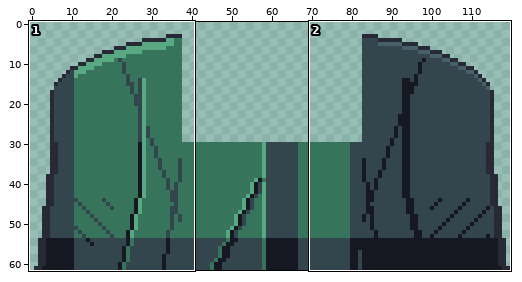
Two versions of one pixel-art file, art/src/torso/imani-rhodes.aseprite. The first picture is a wide view before the edit; the outline marks the close-up.
Close-up. Old version:
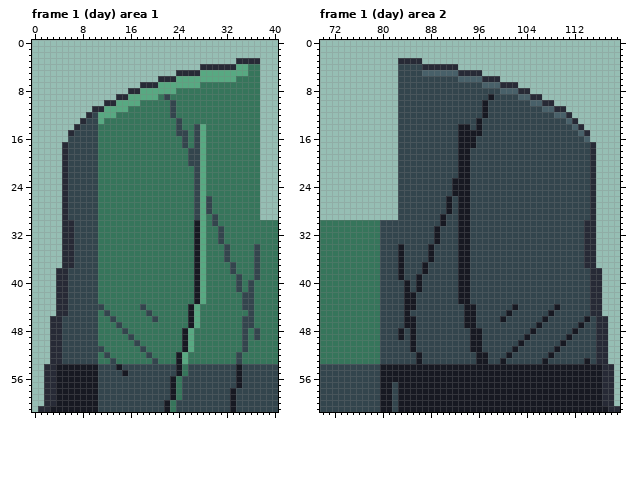
120x62 pixels, 2 frames. Shown: frame 1 (day) area 1: x 0..40, y 0..61; frame 1 (day) area 2: x 70..119, y 0..61. The commit also changed other frames or places, which this record leaves out.
The result:
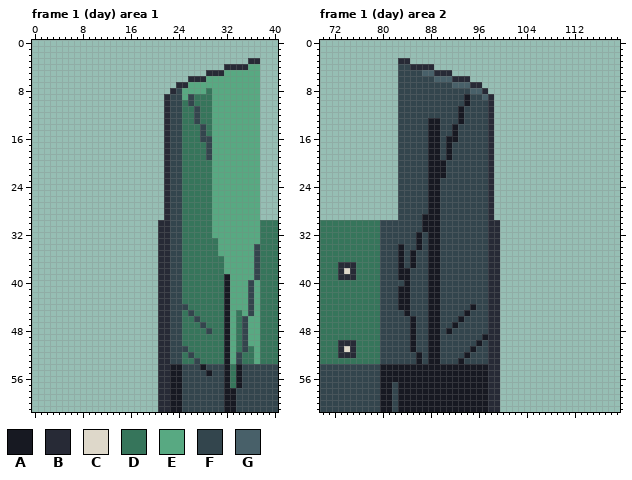
Palette (. is transparent): A #171922  B #272a36  C #ded8ca  D #36755b  E #58a982  F #33454d  G #486069
What changed:
Changed rows in their new state; - is an unchanged pixel.
Frame 1 (day) area 1:
first column x 1:
 3 ---------------------------------..--
 4 ---------------------------....--BBEE
 5 -----------------------.....BBB----EE
 6 --------------------.....BBB-----EEEE
 7 -----------------......BB--EEEEEEEEEE
 8 ---------------.......BFEEEE-EEEEEEEE
 9 -------------........BFFEF---EEEEEEEE
10 -----------..........B-F-F---EEEEEEEE
11 ---------............B-F--F--EEEEEEEE
12 --------.............B-F--F--EEEEEEEE
13 -------..............BF---F--EEEEEEEE
14 ------...............BF---DF-EEEEEEEE
15 -----................BF-D-DF-EEEEEEEE
16 -----................BFFD-DFFEEEEEEEE
17 ----.................BFFD-DDFEEEEEEEE
18 ----.................BFF-DDDFEEEEEEEE
19 ----.................BFF-DDDFEEEEEEEE
20 ----.................BFF-DDD-EEEEEEEE
21 ----.................BFF--DD-EEEEEEEE
22 ----.................BFF--DD-EEEEEEEE
23 ----.................BFF--DD-EEEEEEEE
24 ----.................BFF--DD-EEEEEEEE
25 ----.................BFF--DD-EEEEEEEE
26 ----.................BFF--DDDEEEEEEEE
27 ----.................BFF--DDDEEEEEEEE
28 ----.................BFF--DDDEEEEEEEE
29 ----.................BFF--DD-EEEEEEEE
30 ----................BBFF--DD-EEEEEEEE
31 ----................BBFF--DD-EEEEEEEE
32 ----................BBFF--DD-EEEEEEEE
33 ----................BBFF--DD--EEEEEEE
34 ----................BBFF--DD--EEEEEE-
35 ----................BBFF--DD--EEEEEE-
36 ----................BBFF--DD---EEEEE-
37 ----................BBFF--DD---EEEEE-
38 ---.................BBFF--DD---EEEEE-
39 ---.................BBFF--DD---AEEEE-
40 ---.................BBFF--DD---AEEE-E
41 ---.................BBFF--DD---AEEE-E
42 ---.................BBFF--DD---AEEE-E
43 ---.................BBFF--DD---AEEE-E
44 ---.................BBFFFDD----AEEE-E
45 ---.................BBFF-FD----AE-E-E
46 --..................BBFF-DF----AE--EE
47 --..................BBFF-DDF---AE--EE
48 --..................BBFFDD--F--AE--EE
49 --..................BBFFDD-----AE--EE
50 --..................BBFFDD-----AE--EE
51 --..................BBFFFD-----AE---E
52 --..................BBFFDF-----AE---E
53 --..................BBFFD-F----AE---E
54 -...................BBA-F--A---AD----
55 -...................BBA-F---A--AD----
56 -...................BB-A-------AD----
57 -...................BB-A-------AD----
58 -...................BB-A-------A-----
59 -...................BB-A-------A-----
60 -...................BBAA-------A-----
61 ....................BBAA-------A-----
Frame 1 (day) area 2:
first column x 73:
 3 ------------..---------------------------------
 4 ------------BB--....---------------------------
 5 ----------------BBB.....-----------------------
 6 ----------------GGGBBB.....--------------------
 7 -------------------GGGBB......-----------------
 8 ----------------------GGB.......---------------
 9 ---------------------A--GB........-------------
10 ---------------------A--FB..........-----------
11 --------------------A---FB............---------
12 --------------------A---FB.............--------
13 ---------------AA---A--F-B..............-------
14 ---------------AA--AFF-F-B...............------
15 ---------------AA--AFFFF-B................-----
16 ---------------AA-AAFFF--B................-----
17 ---------------AA-A-FFF--B.................----
18 ---------------AA-A-FF---B.................----
19 ---------------AA-A-FF---B.................----
20 ---------------AAA--FF---B.................----
21 ---------------AAA--FF---B.................----
22 ---------------AAA--FF---B.................----
23 ---------------AA--FFF---B.................----
24 ---------------AA--FFF---B.................----
25 ---------------AA--FFF---B.................----
26 ---------------AA-F-FF---B.................----
27 ---------------AA-F-FF---B.................----
28 ---------------AA-F-FF---B.................----
29 --------------AAAF--FF---B.................----
30 --------------AAAF--FF---BB................----
31 --------------AA----FF---BB................----
32 -------------A-A----FF---BB................----
33 -------------A-A----FF---BB................----
34 -------------A--A---FF---BB................----
35 ------------A---A---FF---BB................----
36 ------------A---A---FF---BB................----
37 BBB---------A-FAA---FF---BB................----
38 BCB--------A--FAA---FF---BB.................---
39 BBB--------A-F-AA---FF---BB.................---
40 -------------F-AA---FF---BB.................---
41 ----------A--F-AA---FF---BB.................---
42 ----------A-F--AA---FF---BB.................---
43 ----------A-F--AA---FF---BB.................---
44 ----------A-F--AA----F---BB.................---
45 ---------------AA-----F--BB.................---
46 -----------F---AA---AFF--BB..................--
47 -----------F---AA--A-FF--BB..................--
48 ----------F----AA-A---FF-BB..................--
49 ----------F----AA-----FFABB..................--
50 BBB------------AA-----F--BB..................--
51 BCB------------AA------F-BB..................--
52 BBB------------AA----A-FFBB..................--
53 ---------------AA---A--FFBB..................--
54 -------------------------BB...................-
55 -------------------------BB...................-
56 -------------------------BB...................-
57 -------------------------BB...................-
58 -------------------------BB...................-
59 -------------------------BB...................-
60 -------------------------BB...................-
61 -------------------------BB....................
Changed places in both close-ups, as pixel boxes (x1, y1, x2, y2):
changed: (38, 58, 260, 412)
changed: (398, 58, 620, 412)
changed: (338, 262, 356, 280)
changed: (338, 340, 356, 358)
